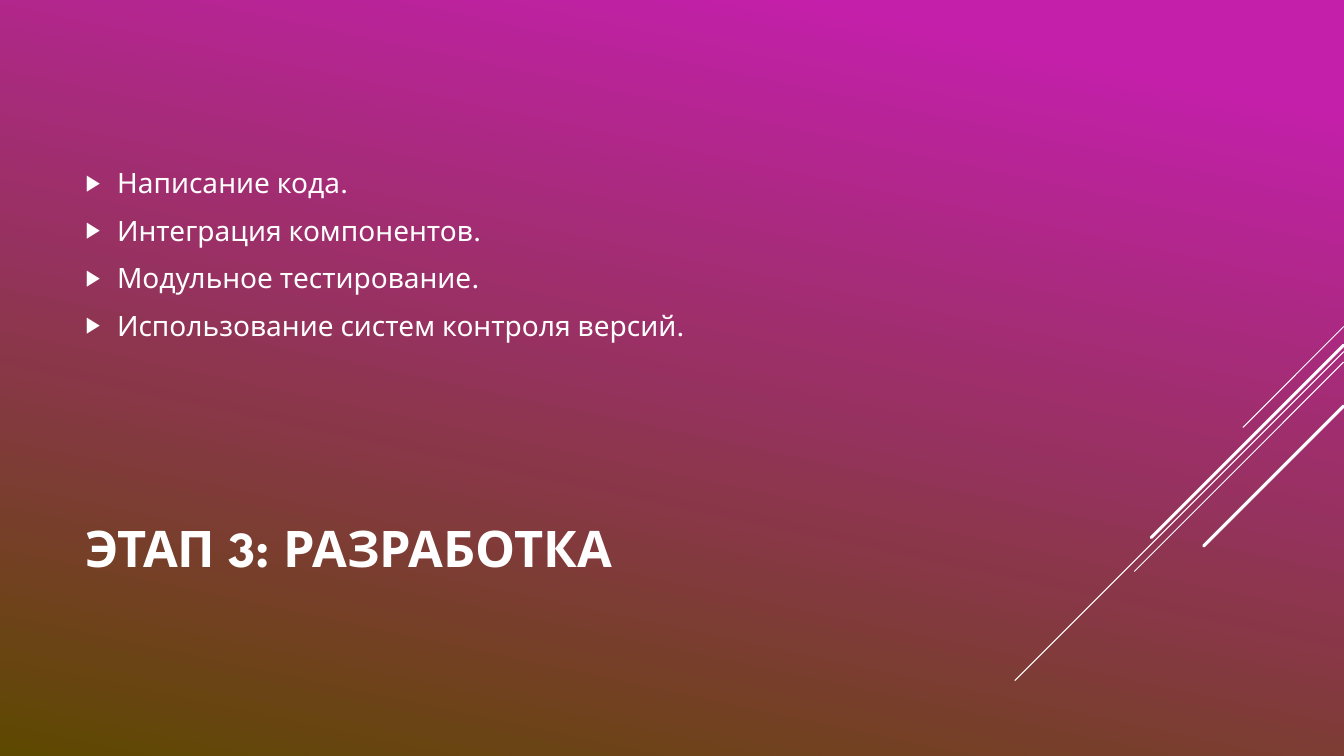
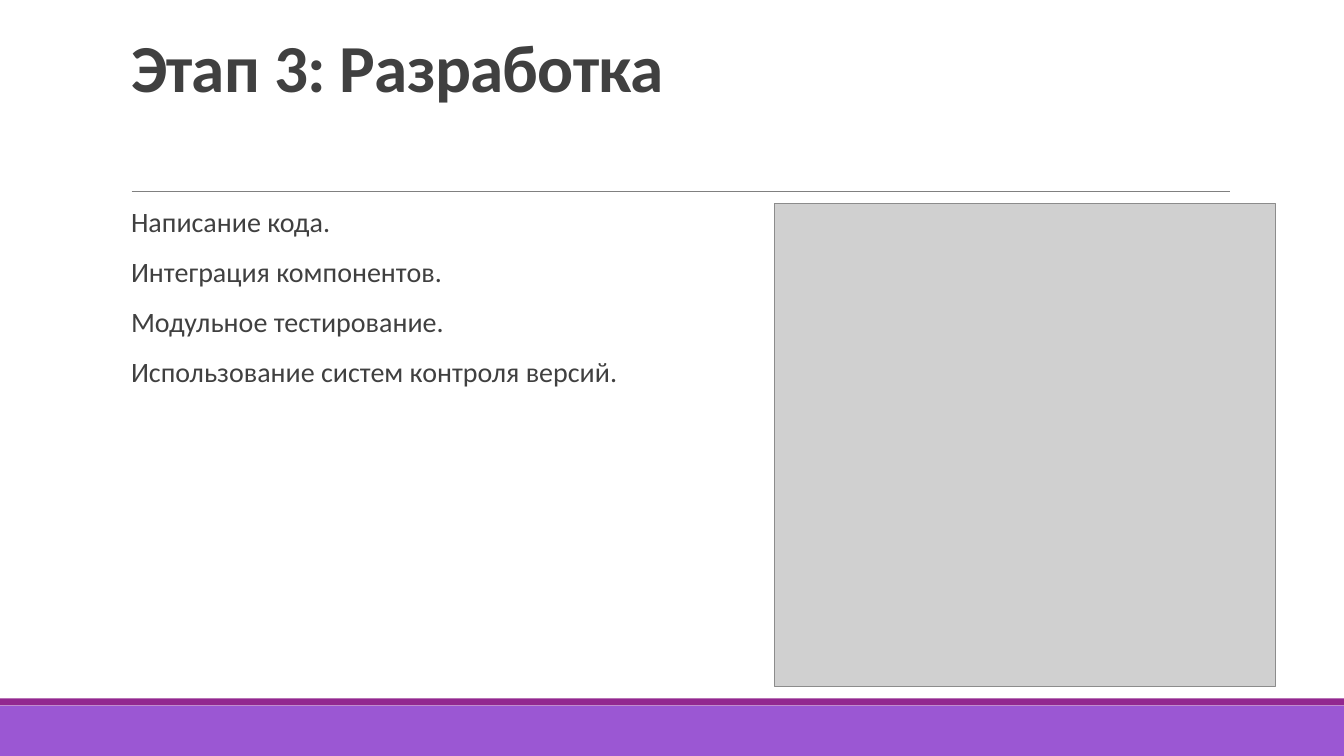
Before and after one commit to ArSu7/-, a slide deck: slide 7 of Жизненный.pptx. Drawn at 1344x756 pixels with LibreOffice and Linux fonts; fonts in the diff are those of the drawing; grey boxes stand for pictures. Boxes give left, top, right and bottom in pixels: in the first picture for what was removed or moved away, otherwise in the second. Text is boxed around its words. In the diff, an @@ line names an element or a change of style, - is before the commit and + after.

```diff
--- a/Жизненный.pptx
+++ b/Жизненный.pptx
@@ background gradient #C51FAB to #5E4A00 to #FFFFFF @@
@@ title "Этап 3: Разработка" at (131, 46, 664, 103): vertical alignment middle to bottom @@
@@ title at (131, 46, 664, 103): text changed; size 36 to 48 pt; font League Spartan to Calibri; text colour #FFFFFF to #404040 @@
-ЭТАП 3: РАЗРАБОТКА
+Этап 3: Разработка
@@ text "Написание кода.": place and size @@
-text "Написание кода." at (117, 173, 677, 343)
+text "Написание кода." at (131, 214, 617, 387)
@@ text "Написание кода." at (131, 214, 617, 387): font League Spartan to Calibri, text colour #FFFFFF to #404040; bullet ▶ to  ; line spacing 1 to 0.9; more space between paragraphs; bullet colour #FFFFFF to #92278F; vertical alignment middle to top @@
@@ line added from (132, 192) to (1231, 192), #808080 0.5 pt @@
@@ picture added at (775, 204, 1275, 688) @@
@@ group removed at (1015, 327, 1344, 681): 5 lines @@
@@ rectangle added at (0, 706, 1344, 756), fill #9B57D3 @@
@@ rectangle added at (0, 699, 1344, 706), fill #92278F @@
```
Also in this commit, not shown: 16 other slides changed.
